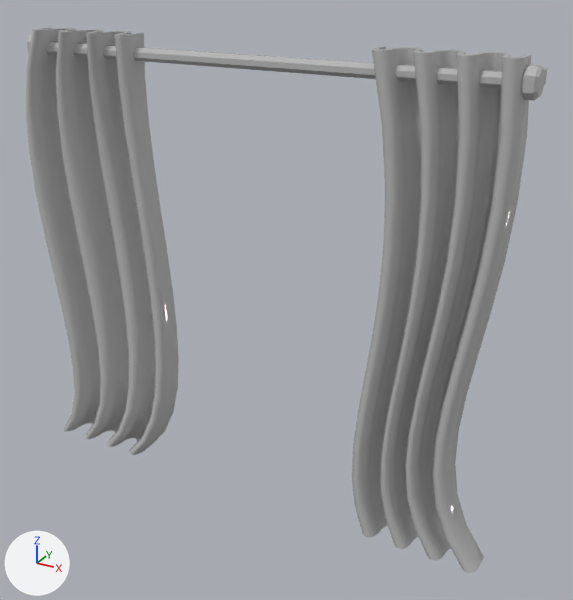
What one commit did to the FBX model TesisDV/Assets/Models/Models/BedroomProps/Prop_Curtains_Double.fbx.
Both versions are drawn from a 50 mm camera at (2.07, -2.28, 2.34) aimed at (0.61, 0.37, 1.02). Arrows for +X, +Y and +Z are at lower left; the lights stay in place.
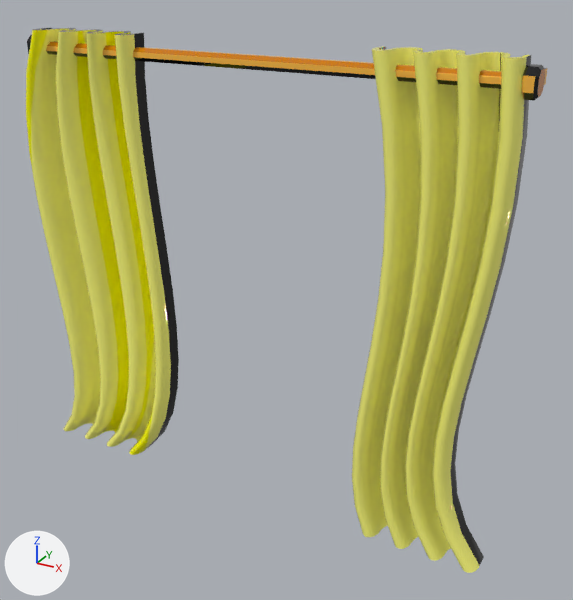
The newer file is also turned or shifted as a whole; pictures and numbers use the older file's frame.

Changed parts and their boxes [x1, y1, x2, y2] in the pictures (573 x 600 px):
```json
{"object": "object2", "change": "recoloured, surface changed", "before": [352, 46, 531, 573], "after": [352, 46, 531, 573], "on screen": "grey to yellow"}
{"object": "object3", "change": "recoloured, surface changed", "before": [26, 28, 179, 455], "after": [26, 28, 179, 455], "on screen": "grey to yellow"}
{"object": "object1", "change": "recoloured", "before": [27, 35, 548, 100], "after": [27, 35, 548, 100], "on screen": "grey to orange"}
```

Scene script edits in JSON lines:
```json
{"op": "add", "block": "img_trimsheetprops_png", "code": ["img_trimsheetprops_png = load_image('TrimSheetProps.png', '../../Materials/CatProps/TrimSheetProps.png', 1024, 1024, 'sRGB')"]}
{"op": "add", "block": "mat_02___default", "code": ["mat_02___default = principled_material('02 - Default')", "mat_02___default.texture = img_trimsheetprops_png", "mat_02___default.roughness = 0.0"]}
{"block": "me_mesh_001", "where": "me_mesh_001.from_pydata(...)  # 6908 vertices, 7532 faces; spans x 0.99..1.55, y 0.2..0.35, z 0.1..2.05"}
{"block": "me_mesh_001", "where": "# used by ob_object2; location = (0.0, 0.0, 0.0)"}
{"op": "remove", "block": "me_mesh_001", "code": "me_mesh_001.materials.append(mat_prop_curtains_double_curtains)  # grey #bcbcbc"}
{"block": "me_mesh_001", "change": "me_mesh_001 part 1: texture (UV) coordinates of 7532 of 7532 faces, centred in x 0.99..1.54, y 0.2..0.35, z 0.1..2.05, changed; they spanned u 0.0..1.0, v 0.0..1.0 and now span u -1.32..0.98, v 0.0..1.0"}
{"op": "add", "block": "me_mesh_001", "code": "me_mesh_001.materials.append(mat_02___default)  # picture img_trimsheetprops_png"}
{"block": "me_mesh_002", "where": "me_mesh_002.from_pydata(...)  # 7536 vertices, 8160 faces; spans x -0.62..0.07, y 0.2..0.41, z 0.1..2.05"}
{"block": "me_mesh_002", "where": "# used by ob_object3; location = (0.0, 0.0, 0.0)"}
{"op": "remove", "block": "me_mesh_002", "code": "me_mesh_002.materials.append(mat_prop_curtains_double_curtains)  # grey #bcbcbc"}
{"block": "me_mesh_002", "change": "me_mesh_002 part 2: texture (UV) coordinates of 8160 of 8160 faces, centred in x -0.62..0.07, y 0.2..0.4, z 0.1..2.05, changed; they spanned u 0.0..1.0, v 0.0..1.0 and now span u -0.02..0.96, v 0.59..0.99"}
{"op": "add", "block": "me_mesh_002", "code": "me_mesh_002.materials.append(mat_02___default)  # picture img_trimsheetprops_png"}
{"block": "me_mesh", "where": "me_mesh.from_pydata(...)  # 108 vertices, 212 faces; spans x -0.55..1.55, y 0.22..0.43, z 1.92..2.03"}
{"op": "remove", "block": "me_mesh", "code": "me_mesh.materials.append(mat_prop_curtains_double_brass)  # grey #bcbcbc"}
{"op": "add", "block": "me_mesh", "code": "me_mesh.materials.append(mat_02___default)  # picture img_trimsheetprops_png"}
```
